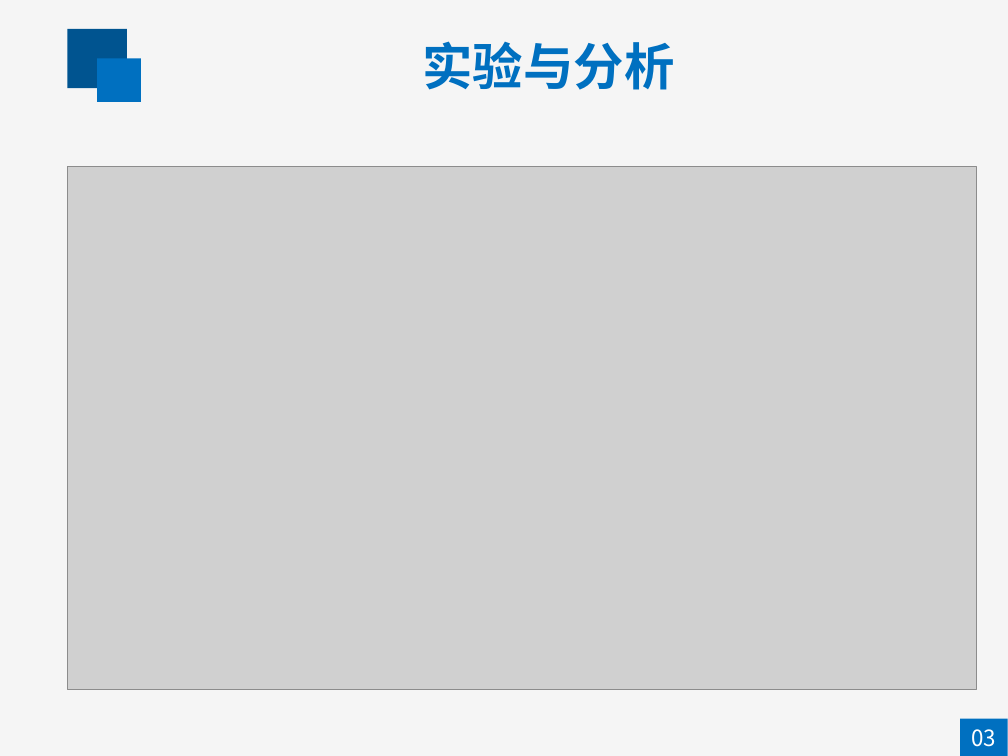
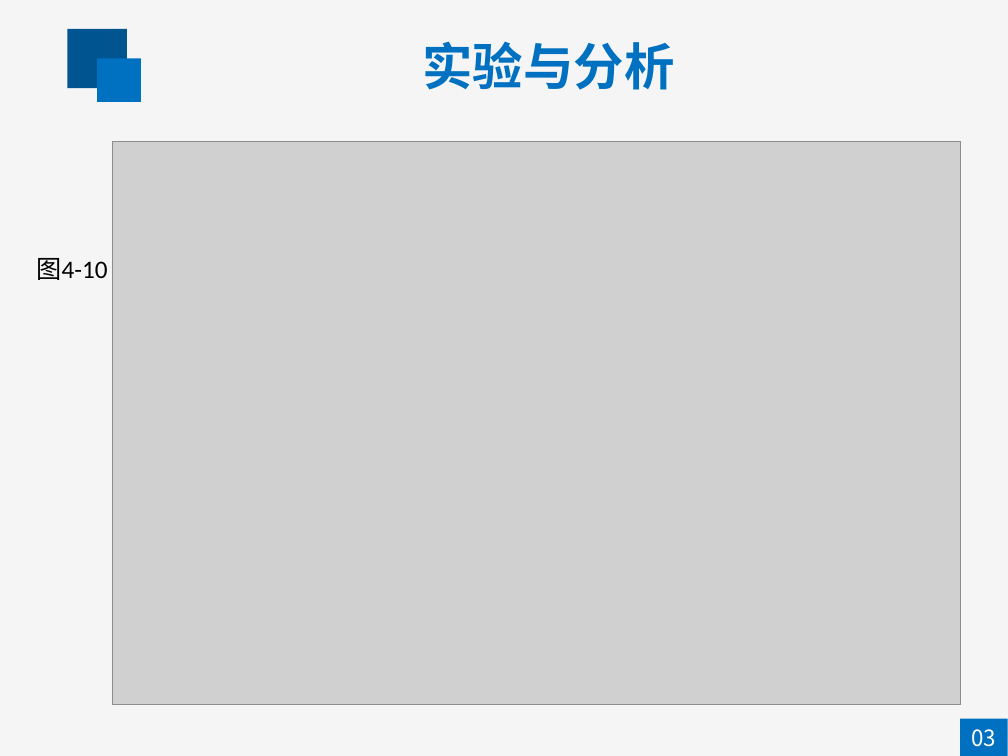
Before and after one commit to ZHuiLBo/PaperBK, a slide deck: slide 36 of 赵惠答辩（删）.pptx. Drawn at 1008x756 pixels with LibreOffice and Linux fonts; fonts in the diff are those of the drawing; grey boxes stand for pictures. Boxes give left, top, right and bottom in pixels: in the first picture for what was removed or moved away, otherwise in the second. Text is boxed around its words. In the diff, an @@ line names an element or a change of style, - is before the commit and + after.

```diff
--- a/赵惠答辩（删）.pptx
+++ b/赵惠答辩（删）.pptx
@@ picture: place and size @@
-picture at [68, 166, 977, 689]
+picture at [112, 142, 960, 706]
@@ text added at [36, 258, 107, 280], 18 pt, text #000000 @@
+图4-10
```
Also in this commit, not shown: 1 other file.
